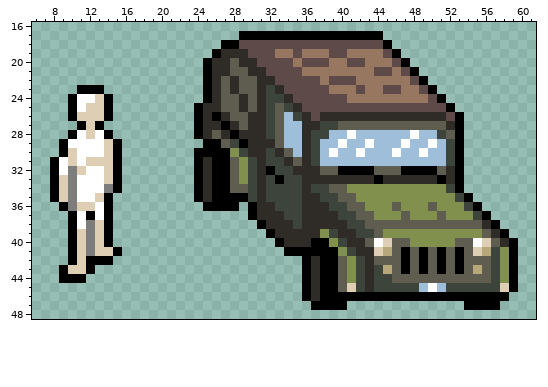
Two states of a pixel-art file, Resources/Aseprite/transport.aseprite. The first picture shows the starting point.
72x60 pixels, 1 frame. Shown: x 6..61, y 16..48.
After:
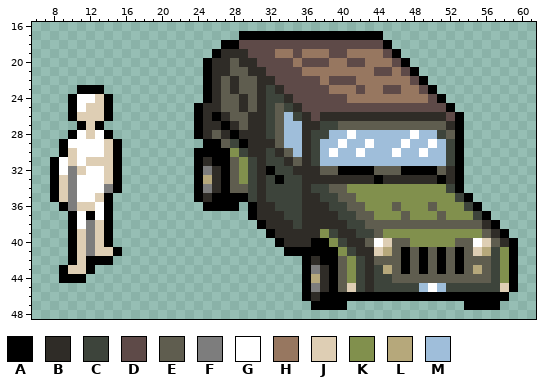
Palette (. is transparent): A #000000  B #2f2c27  C #3d443b  D #5e4a48  E #5f5d4f  F #7d7d7d  G #ffffff  H #977760  J #deceb4  K #81904d  L #b6a87b  M #9fbeda
Difference:
Layer "vehicle":
The author changed colour A to colour B in rows 32 to 34 at x 26; in rows 43 to 45 at x 38.
The author changed colour B to colour F in row 32 at x 25; in row 34 at x 25; in row 43 at x 37; in row 45 at x 37.
The author changed colour B to colour L in row 33 at x 25; in row 44 at x 37.
Pixel boxes of the changes (left, top, right, bottom) in both pictures:
changed: (203, 166, 221, 193)
changed: (311, 265, 329, 292)
